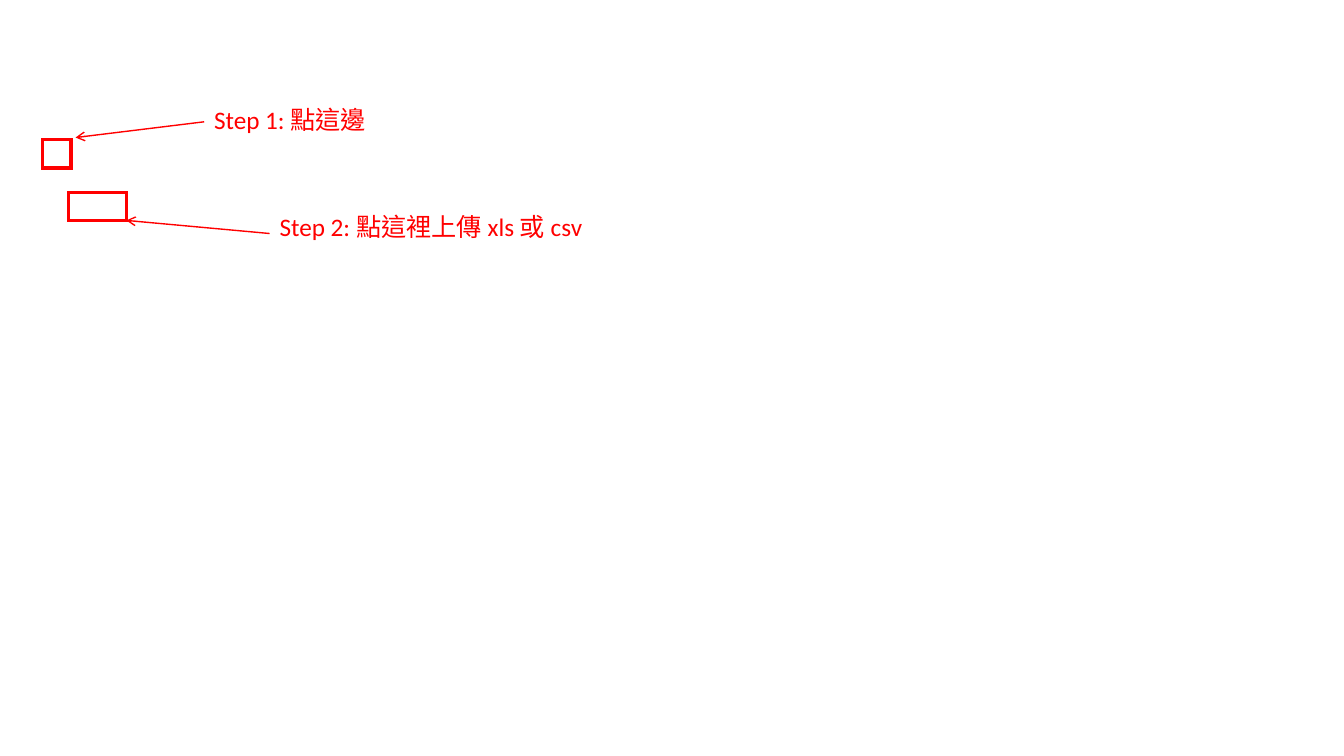
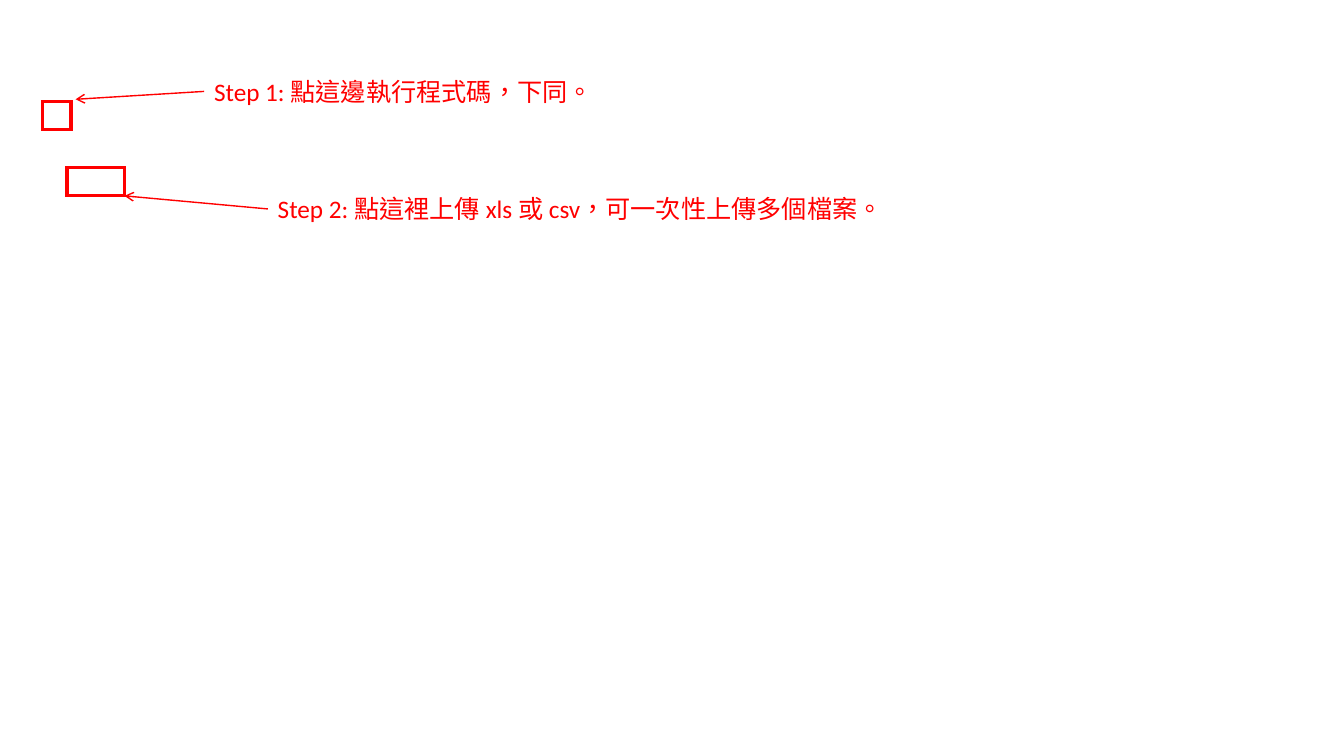
Before and after one commit to gj94fu4/gj94fu4.github.io, a slide deck: slide 4 of project/starlux-aod/航班準時率分析程式使用說明.pptx (slide 3 before the commit). Drawn at 1344x756 pixels with LibreOffice and Linux fonts; fonts in the diff are those of the drawing; background and template pictures are left out. Boxes give left, top, right and bottom in pixels: in the first picture for what was removed or moved away, otherwise in the second. Text is boxed around its words. In the diff, an @@ line names an element or a change of style, - is before the commit and + after.

```diff
--- a/project/starlux-aod/航班準時率分析程式使用說明.pptx
+++ b/project/starlux-aod/航班準時率分析程式使用說明.pptx
@@ text at [214, 79, 593, 105]: text changed @@
-Step 1: 點這邊
+Step 1: 點這邊執行程式碼，下同。
@@ rectangle: place and size @@
-rectangle at [42, 140, 71, 168]
+rectangle at [42, 102, 71, 130]
@@ arrow moved from (205, 122) - (76, 137) to (205, 92) - (76, 100) @@
@@ rectangle: place and size @@
-rectangle at [69, 193, 126, 221]
+rectangle at [67, 167, 124, 196]
@@ arrow moved from (269, 234) - (126, 221) to (268, 209) - (124, 196) @@
@@ text at [278, 196, 883, 222]: text changed @@
-Step 2: 點這裡上傳 xls 或 csv
+Step 2: 點這裡上傳 xls 或 csv，可一次性上傳多個檔案。
```
Also in this commit, not shown: 6 other slides changed, 10 slides added, 3 slides removed, 45 other files.
